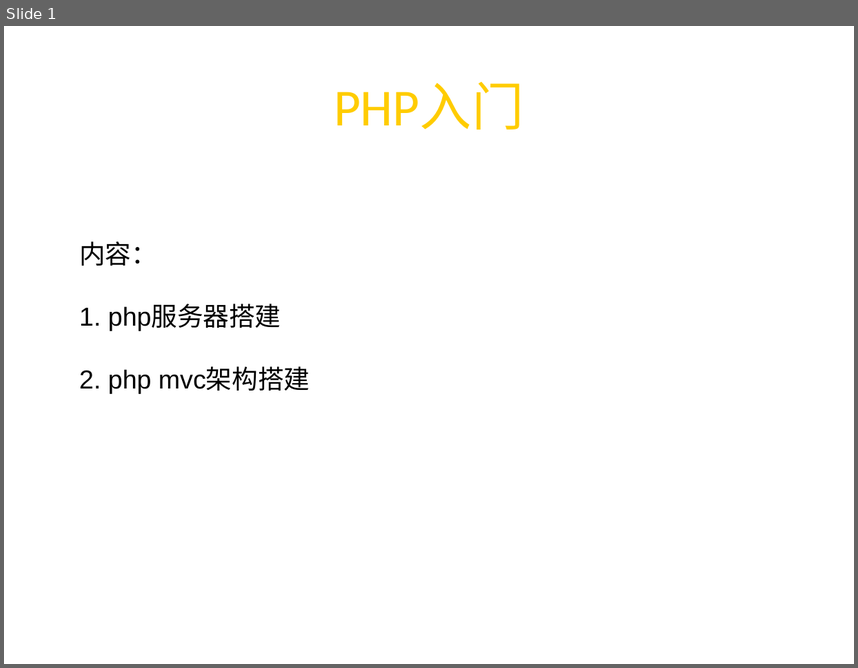
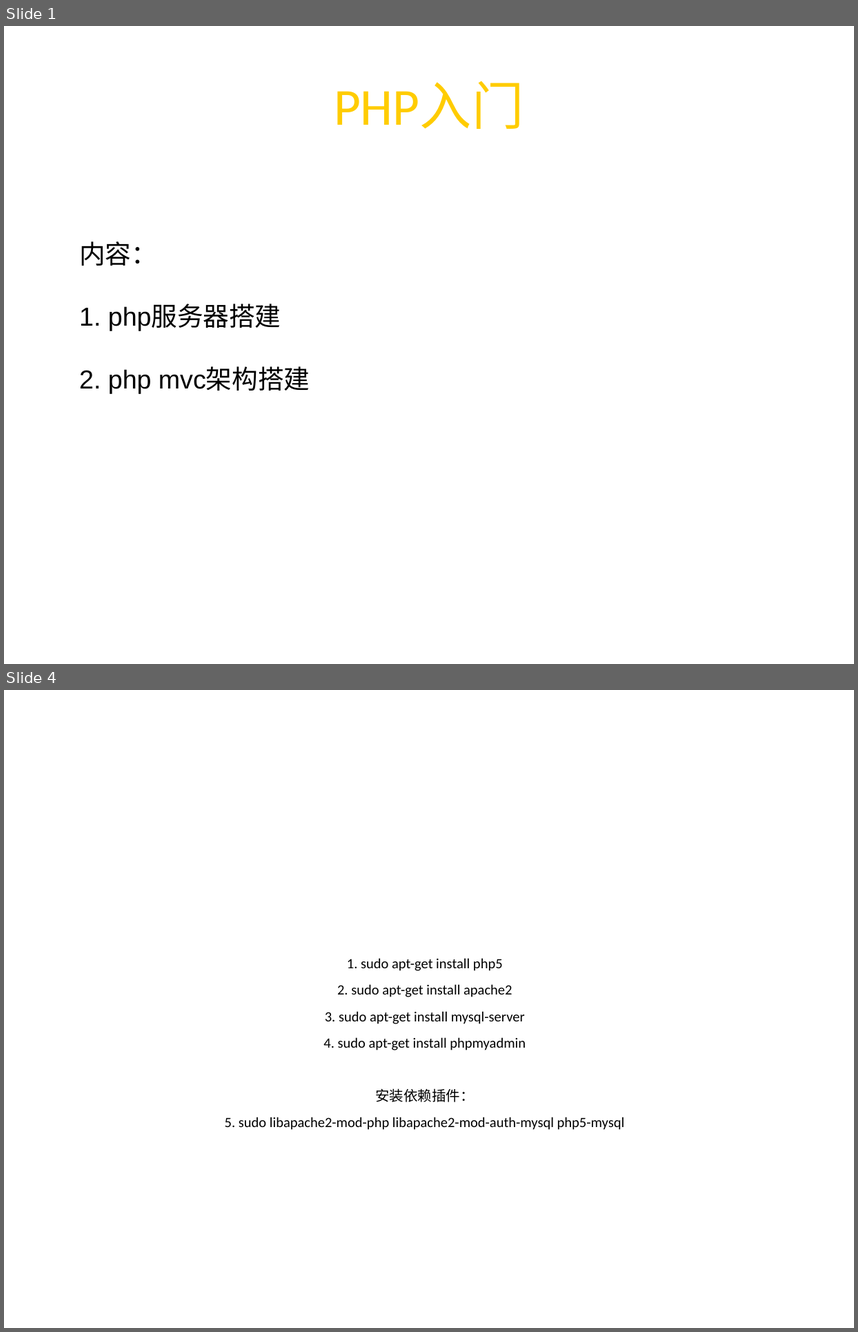
Before and after one commit to QuantaCenter/jscourse, a slide deck: lesson2/lesson2.ppt. Shown one above the other, each under a label of ours: slide 1 before the commit, slides 1 and 4 after it; the slides between them are not shown. The pictures are 858x668 and 858x1332 pixels, drawn with LibreOffice and Linux fonts; fonts in the diff are those of the drawing; background and template pictures are left out. Boxes give left, top, right and bottom in pixels: in the first picture for what was removed or moved away, otherwise in the second. Text is boxed around its words. In the diff, an @@ line names an element or a change of style, - is before the commit and + after.

Commit message:
change ppt

```diff
--- a/lesson2/lesson2.ppt
+++ b/lesson2/lesson2.ppt
@@ slide 4 added at <box>4,690,854,1328</box>, background picture (left out) @@
@@ text added at <box>225,958,625,1130</box>, 12 pt, text #000000 @@
+1. sudo apt-get install php5
+2. sudo apt-get install apache2
+3. sudo apt-get install mysql-server
+4. sudo apt-get install phpmyadmin
+安装依赖插件：
+5. sudo libapache2-mod-php libapache2-mod-auth-mysql php5-mysql
```
